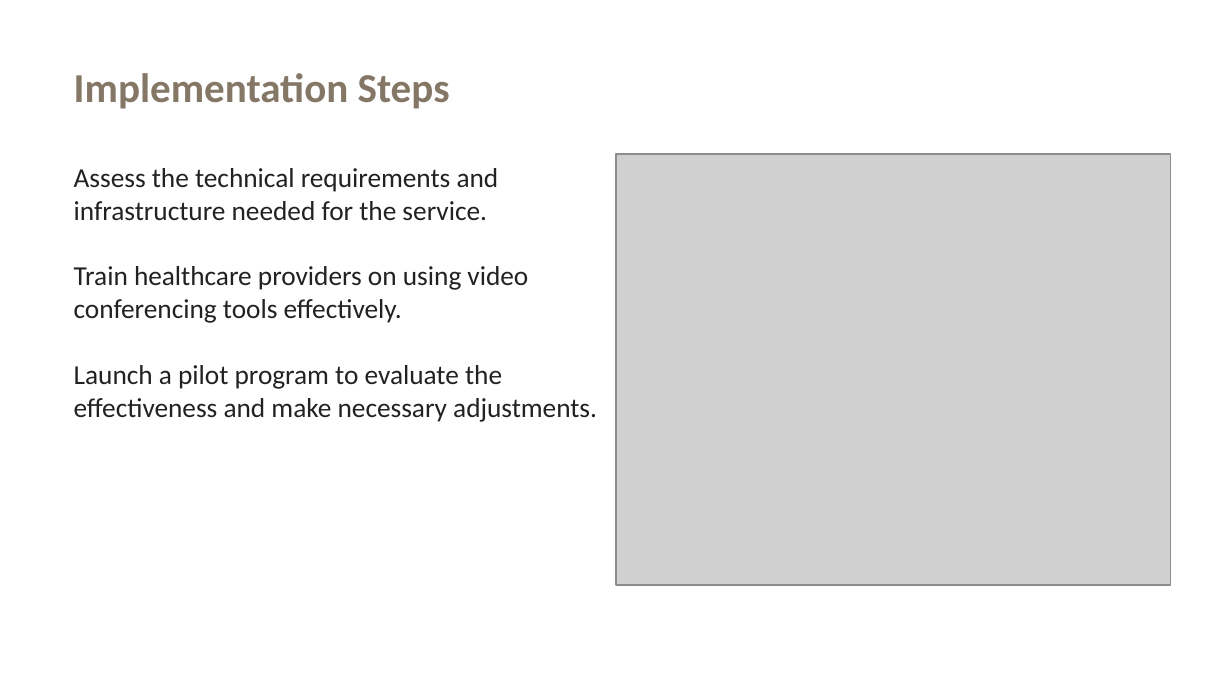
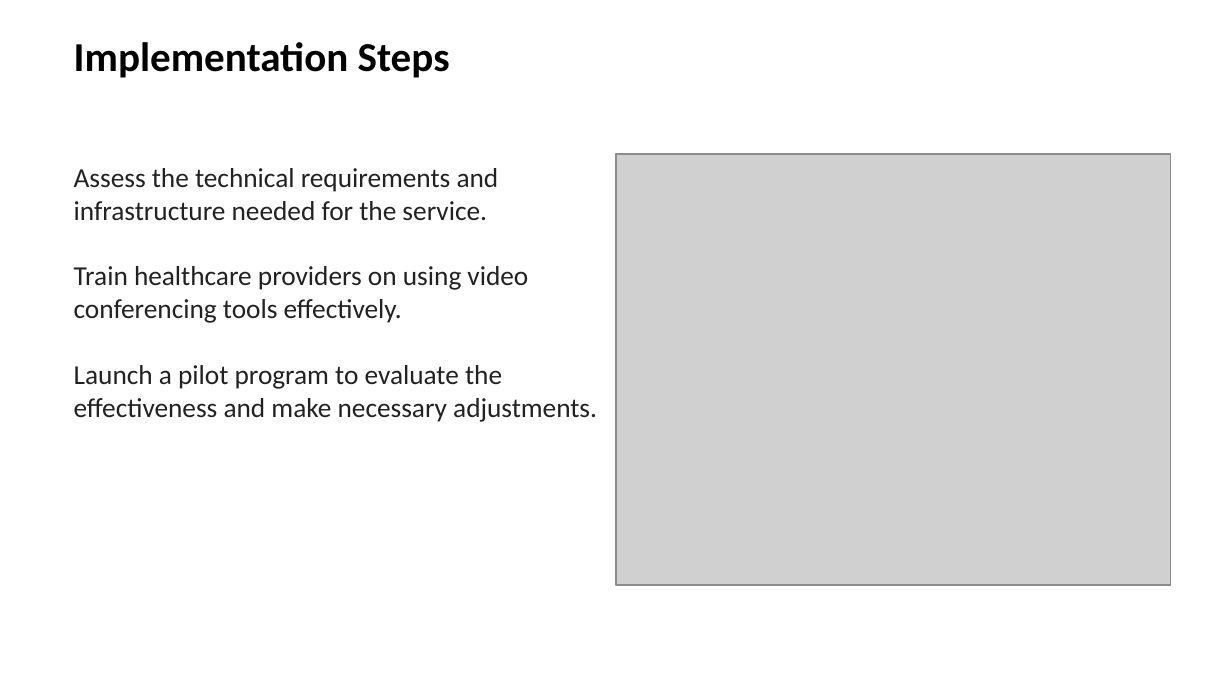
Before and after one commit to Mitheeledke/E-HealthMate, a slide deck: slide 8 of Health mate.pptx. Drawn at 1232x693 pixels with LibreOffice and Linux fonts; fonts in the diff are those of the drawing; grey boxes stand for pictures; background and template pictures are left out. Boxes give left, top, right and bottom in pixels: in the first picture for what was removed or moved away, otherwise in the second. Text is boxed around its words. In the diff, an @@ line names an element or a change of style, - is before the commit and + after.

```diff
--- a/Health mate.pptx
+++ b/Health mate.pptx
@@ text "Implementation Steps": place and size @@
-text "Implementation Steps" at (74, 73, 450, 109)
+text "Implementation Steps" at (74, 42, 450, 78)
@@ text "Implementation Steps" at (74, 42, 450, 78): text colour #857766 to #000000 @@
```
Also in this commit, not shown: 11 other slides changed, 23 other files.
